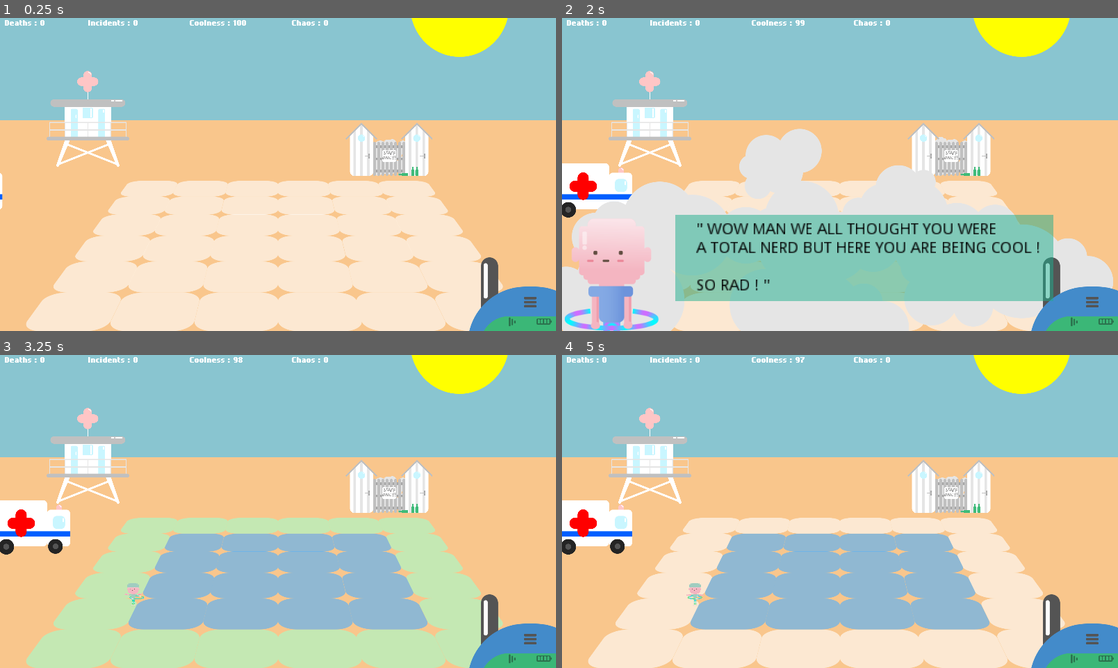
Above: before the commit, frames 1-4 (two rows, left to right).
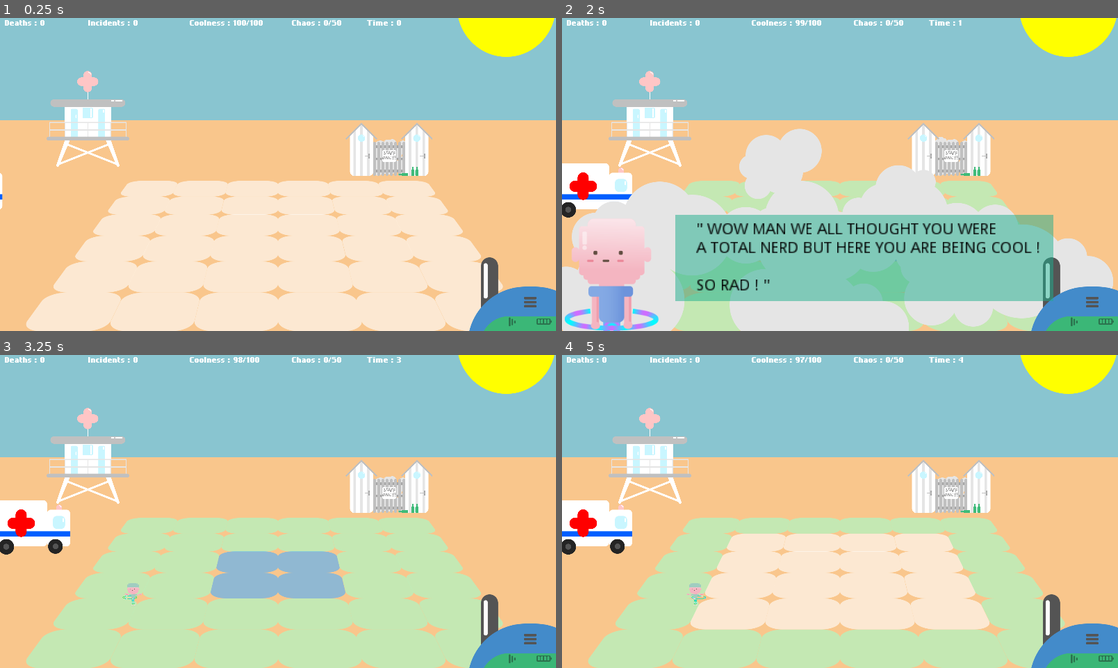
Above: after the commit, the same moments.

Repository: GuaranteedTrainwreck/LD47
Game: Godot game, scene res://Scenes/World/World.tscn
Same seed, same stepped clock (60 frames per second), same inputs: the game is played once before the commit and once after it.
Inputs (mouse positions are in pixels of both pictures, inside the frame that each line leads up to):
- Up to frame 1 (0.25 s): no input
- Up to frame 2 (2 s): move the mouse to (650, 118) at 0.52 s; press the mouse at (650, 118) at 0.53 s; move the mouse to (951, 146) at 1.27 s; release the mouse at (951, 146) at 1.28 s; right-click (951, 146) at 1.35 s; click (951, 146) at 1.55 s
- Up to frame 3 (3.25 s): move the mouse to (27, 527) at 2.02 s; press the mouse at (27, 527) at 2.03 s; tap Enter at 2.75 s; move the mouse to (250, 574) at 2.77 s; release the mouse at (250, 574) at 2.78 s; click (250, 574) at 2.85 s
- Up to frame 4 (5 s): tap Space at 3.5 s; move the mouse to (695, 592) at 3.52 s; hold Right mouse button (player_action) 3.53-4.28 s; click (695, 592) at 3.8 s; tap Enter at 4.25 s; move the mouse to (673, 464) at 4.27 s; click (673, 464) at 4.35 s

The runs differ from the first frame. In frame 1, 2.1% of the frame differs, in the area x 44-100%, y 0-13%; in frame 2, 7.5%; in frame 3, 12%; in frame 4, 34%, in the area x 4-100%, y 0-100%.

Commit message:
chaos remake and many tweaks

Diff:
--- a/Scenes/Ambulance/Ambulance.tscn
+++ b/Scenes/Ambulance/Ambulance.tscn
@@ -52,7 +52,7 @@
 }
 
 [node name="Ambulance" type="StaticBody2D"]
-position = Vector2( 120, 464 )
+position = Vector2( 120, 592 )
 input_pickable = true
 script = ExtResource( 2 )
 
--- a/Scenes/Hoopers/HulaHooper.tscn
+++ b/Scenes/Hoopers/HulaHooper.tscn
@@ -39,15 +39,15 @@
 
 [sub_resource type="SpriteFrames" id=2]
 animations = [ {
+"frames": [ ExtResource( 7 ), ExtResource( 9 ), ExtResource( 8 ), ExtResource( 5 ) ],
+"loop": false,
+"name": "suffocating",
+"speed": 0.4
+}, {
 "frames": [ ExtResource( 6 ) ],
 "loop": true,
 "name": "dead",
 "speed": 5.0
-}, {
-"frames": [ ExtResource( 7 ), ExtResource( 9 ), ExtResource( 8 ), ExtResource( 5 ) ],
-"loop": false,
-"name": "suffocating",
-"speed": 0.4
 }, {
 "frames": [ ExtResource( 2 ), ExtResource( 3 ), ExtResource( 4 ) ],
 "loop": true,
@@ -57,15 +57,15 @@
 
 [sub_resource type="SpriteFrames" id=3]
 animations = [ {
+"frames": [ ExtResource( 15 ), ExtResource( 12 ), ExtResource( 11 ), ExtResource( 14 ) ],
+"loop": true,
+"name": "suffocating",
+"speed": 0.4
+}, {
 "frames": [ ExtResource( 17 ) ],
 "loop": true,
 "name": "dead",
 "speed": 5.0
-}, {
-"frames": [ ExtResource( 15 ), ExtResource( 12 ), ExtResource( 11 ), ExtResource( 14 ) ],
-"loop": true,
-"name": "suffocating",
-"speed": 0.4
 }, {
 "frames": [ ExtResource( 16 ), ExtResource( 13 ), ExtResource( 10 ) ],
 "loop": true,
@@ -75,15 +75,15 @@
 
 [sub_resource type="SpriteFrames" id=4]
 animations = [ {
+"frames": [ ExtResource( 23 ), ExtResource( 22 ), ExtResource( 24 ), ExtResource( 19 ) ],
+"loop": true,
+"name": "suffocating",
+"speed": 0.4
+}, {
 "frames": [ ExtResource( 20 ) ],
 "loop": true,
 "name": "dead",
 "speed": 5.0
-}, {
-"frames": [ ExtResource( 23 ), ExtResource( 22 ), ExtResource( 24 ), ExtResource( 19 ) ],
-"loop": true,
-"name": "suffocating",
-"speed": 0.4
 }, {
 "frames": [ ExtResource( 21 ), ExtResource( 25 ), ExtResource( 18 ) ],
 "loop": true,
@@ -93,15 +93,15 @@
 
 [sub_resource type="SpriteFrames" id=5]
 animations = [ {
+"frames": [ ExtResource( 32 ), ExtResource( 26 ), ExtResource( 29 ), ExtResource( 33 ) ],
+"loop": true,
+"name": "suffocating",
+"speed": 0.4
+}, {
 "frames": [ ExtResource( 28 ) ],
 "loop": true,
 "name": "dead",
 "speed": 5.0
-}, {
-"frames": [ ExtResource( 32 ), ExtResource( 26 ), ExtResource( 29 ), ExtResource( 33 ) ],
-"loop": true,
-"name": "suffocating",
-"speed": 0.4
 }, {
 "frames": [ ExtResource( 27 ), ExtResource( 30 ), ExtResource( 31 ) ],
 "loop": true,
@@ -113,6 +113,7 @@
 position = Vector2( 432, 480 )
 input_pickable = true
 script = ExtResource( 1 )
+incidentTimer = 8.0
 
 [node name="CollisionShape2D" type="CollisionShape2D" parent="."]
 shape = SubResource( 1 )
@@ -131,7 +132,6 @@
 scale = Vector2( 0.3, 0.3 )
 frames = SubResource( 2 )
 animation = "hooping"
-frame = 1
 playing = true
 
 [node name="Hooper2" type="AnimatedSprite" parent="."]
@@ -139,7 +139,7 @@
 scale = Vector2( 0.3, 0.3 )
 frames = SubResource( 3 )
 animation = "hooping"
-frame = 2
+frame = 1
 playing = true
 
 [node name="Hooper3" type="AnimatedSprite" parent="."]
@@ -147,6 +147,7 @@
 scale = Vector2( 0.3, 0.3 )
 frames = SubResource( 4 )
 animation = "hooping"
+frame = 2
 playing = true
 
 [node name="Hooper4" type="AnimatedSprite" parent="."]
@@ -154,7 +155,6 @@
 scale = Vector2( 0.3, 0.3 )
 frames = SubResource( 5 )
 animation = "hooping"
-frame = 1
 playing = true
 [connection signal="input_event" from="." to="." method="_on_HulaHooper_input_event"]
 [connection signal="timeout" from="LeavingTimer" to="." method="_on_LeavingTimer_timeout"]
--- a/Scenes/Phone/Phone.tscn
+++ b/Scenes/Phone/Phone.tscn
@@ -7,15 +7,15 @@
 
 [sub_resource type="SpriteFrames" id=1]
 animations = [ {
+"frames": [ ExtResource( 4 ), ExtResource( 3 ) ],
+"loop": true,
+"name": "sms",
+"speed": 1.0
+}, {
 "frames": [ ExtResource( 3 ) ],
 "loop": true,
 "name": "nosms",
 "speed": 5.0
-}, {
-"frames": [ ExtResource( 4 ), ExtResource( 3 ) ],
-"loop": true,
-"name": "sms",
-"speed": 1.0
 } ]
 
 [sub_resource type="DynamicFont" id=2]
--- a/Scenes/Staffcabin/Staffcabin.tscn
+++ b/Scenes/Staffcabin/Staffcabin.tscn
@@ -114,6 +114,7 @@
 [node name="Staffcabin" type="StaticBody2D"]
 input_pickable = true
 script = ExtResource( 2 )
+coolIncrement = 5
 
 [node name="CollisionShape2D" type="CollisionShape2D" parent="."]
 position = Vector2( 0, -16 )
--- a/Scenes/World/World.tscn
+++ b/Scenes/World/World.tscn
@@ -128,6 +128,8 @@
 __meta__ = {
 "_edit_horizontal_guides_": [  ]
 }
+spawnInitialRatio = 8.0
+spawnDoubleTime = 120.0
 
 [node name="Backgrounds" type="Node2D" parent="."]
 position = Vector2( 1336, 540.718 )
@@ -144,6 +146,7 @@
 texture = ExtResource( 7 )
 
 [node name="Sun" type="Sprite" parent="Backgrounds"]
+position = Vector2( 231.086, 0 )
 texture = ExtResource( 8 )
 
 [node name="Dancefloor" type="Node2D" parent="Backgrounds"]
@@ -172,6 +175,17 @@
 margin_bottom = 35.0
 custom_fonts/font = SubResource( 1 )
 text = "Coolness :"
+__meta__ = {
+"_edit_use_anchors_": false
+}
+
+[node name="Time" type="Label" parent="Stats"]
+margin_left = 1267.5
+margin_top = 3.11666
+margin_right = 1419.5
+margin_bottom = 35.1167
+custom_fonts/font = SubResource( 1 )
+text = "Time Elapsed :"
 __meta__ = {
 "_edit_use_anchors_": false
 }
--- a/Scripts/Hoopers/HulaHooper.gd
+++ b/Scripts/Hoopers/HulaHooper.gd
@@ -13,9 +13,8 @@
 var characterName = "Hooper1"
 
 #countdowns
-var toleaving = 0
-var toincident = 0
-var todeath = 10
+export var leavingTimer : float = 10.0
+export var incidentTimer : float = 10.0
 
 #booleans
 var suffocating = false
@@ -35,11 +34,11 @@
 	get_node(characterName).visible = true
 
 #	init and start leaving countdown
-	$LeavingTimer.set_wait_time(rng.randf_range(5, 20))
+	$LeavingTimer.set_wait_time(rng.randf_range(leavingTimer - 2, leavingTimer + 2))
 	$LeavingTimer.start()
 
 #	init and start suffocating countdown
-	$IncidentTimer.set_wait_time(rng.randf_range(5, 20))
+	$IncidentTimer.set_wait_time(rng.randf_range(incidentTimer - 5, incidentTimer + 2))
 	$IncidentTimer.start()
 
 #	init death countdown
--- a/Scripts/Phone/Phone.gd
+++ b/Scripts/Phone/Phone.gd
@@ -5,10 +5,11 @@
 var beingOnPhone = false
 var typingDone = false
 onready var pos = self.position
+export var smsWaitingTime = 20
 
 # Called when the node enters the scene tree for the first time.
 func _ready():
-	pass # Replace with function body.
+	get_parent().smsUnanswered = smsWaitingTime
 
 
 # Called every frame. 'delta' is the elapsed time since the previous frame.
@@ -40,4 +41,4 @@
 		typingDone = false
 		get_parent().coolness -= 10
 		get_parent().beingOnPhone = false
-		get_parent().smsUnanswered = 20
+		get_parent().smsUnanswered = smsWaitingTime
--- a/Scripts/Staffcabin/Staffcabin.gd
+++ b/Scripts/Staffcabin/Staffcabin.gd
@@ -3,6 +3,7 @@
 
 var targeted = false
 var beingCool = false
+export var coolIncrement = 2
 
 func _ready():
 	pass
@@ -38,4 +39,4 @@
 	targeted = false
 
 func _on_CabinTimer_timeout():
-	get_parent().coolness += 2
+	get_parent().coolness = clamp(get_parent().coolness + coolIncrement, 0.0, 100.0)
--- a/Scripts/World/World.gd
+++ b/Scripts/World/World.gd
@@ -7,9 +7,18 @@
 var deathsTotal = 0
 var incidentsTotal = 0
 var coolness = 100
+export var coolnessMax : int = 100
 var chaos = 0
-var coolnessSubFactor = 1
-export var spawnRate = 3
+export var chaosMax : float = 50.0
+var gameover = false
+var timeElapsed = 0
+
+export var coolnessSubFactor = 1
+export var spawnInitialRatio : float = 3.0
+var spawnRate = spawnInitialRatio
+export var spawnDoubleTime : float = 20.0;
+var spawnStep = 1.0 / spawnDoubleTime
+var spawnRatio = 1.0
 
 #create random
 var rng = RandomNumberGenerator.new()
@@ -29,7 +38,7 @@
 var color3 = 0
 
 #endgame timers
-var smsUnanswered = 20
+var smsUnanswered = 0
 
 #get timer
 onready var timer = get_node("GlobalTimer")
@@ -45,33 +54,37 @@
 
 #AT RUNTIME
 func _physics_process(_delta):
-	chaos = deathsTotal + incidentsTotal
+
 
 #	UI changes
 	get_node("Stats/Deaths").text = "Deaths : " + str(deathsTotal)
 	get_node("Stats/Incidents").text = "Incidents : " + str(incidentsTotal)
-	get_node("Stats/Coolness").text = "Coolness : " + str(coolness)
-	get_node("Stats/Chaos").text = "Chaos : " + str(chaos)
+	get_node("Stats/Coolness").text = "Coolness : " + str(coolness) + "/" + str(coolnessMax)
+	get_node("Stats/Chaos").text = "Chaos : " + str(chaos) + "/" + str(chaosMax)
+	get_node("Stats/Time").text = "Time : " + str(timeElapsed)
 
 #	spawn Hoopers
-	if !spawnRate:
+	if spawnRate <= 0:
 		var newHool = HOOL.instance()
 		self.add_child(newHool)
-		spawnRate = 3
+		spawnRate = spawnInitialRatio / spawnRatio
 
 #EVERY SECOND
 func _on_GlobalTimer_timeout():
+	timeElapsed += 1
 	color1 = rng.randf_range(0, 3)
 	color2 = rng.randf_range(0, 3)
 	color3 = rng.randf_range(0, 3)
-
+	spawnRatio += spawnStep
 	spawnRate -= 1
 
+	chaos = clamp(chaos + deathsTotal + incidentsTotal, 0.0, chaosMax)
+
 	if get_node("Staffcabin").beingCool == false:
-		coolness -= coolnessSubFactor
+		coolness =clamp(coolness - coolnessSubFactor, 0.0, 100.0)
 
 #	if chaos limit reached
-	if chaos >= 10 and !beingOnPhone:
+	if chaos >= chaosMax and !beingOnPhone:
 		smsReceived = true
 
 #	start countdown to getting fired
@@ -79,15 +92,17 @@
 		smsUnanswered -= 1
 
 #	display you-got-fired message
-	if smsUnanswered == 0:
+	if smsUnanswered <= 0 and !gameover:
 		$UGOTFIRED.visible = true
+		gameover = true
 
 #	display not-cool message
-	if coolness <= 0:
+	if coolness <= 0 and !gameover:
 		$NOTCOOL.visible = true
+		gameover = true
 
 #	dancefloor change colors
-	if (coolness % 2 == 0):
+	if timeElapsed % 2 == 0:
 		$Backgrounds/Dancefloor/Dancefloor1.modulate = danceColors[color1]
 		$Backgrounds/Dancefloor/Dancefloor2.modulate = danceColors[color2]
 		$Backgrounds/Dancefloor/Dancefloor3.modulate = danceColors[color3]
Not shown: 2 places in Scenes/Infirmary/Infirmary.tscn that only renumber resources
